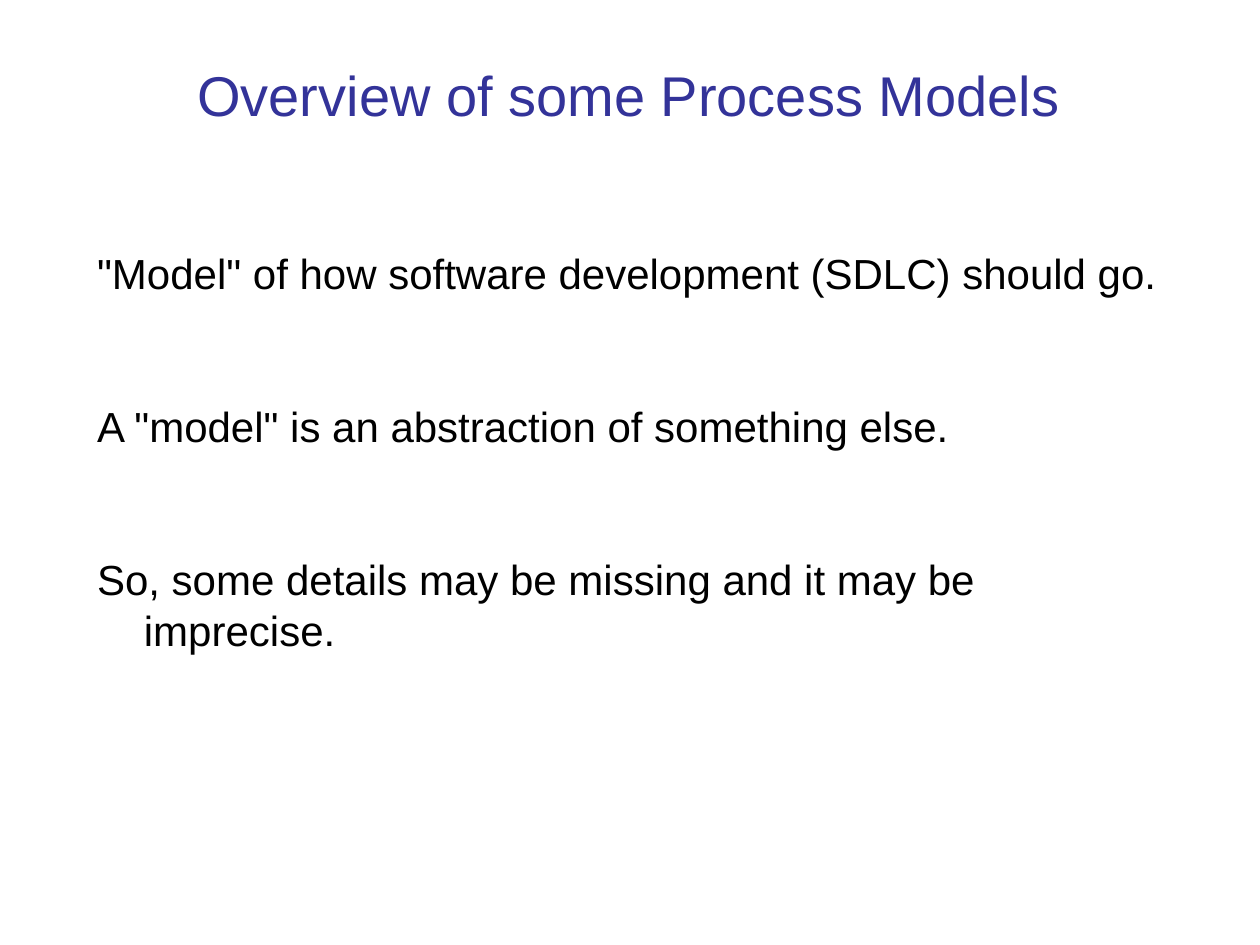
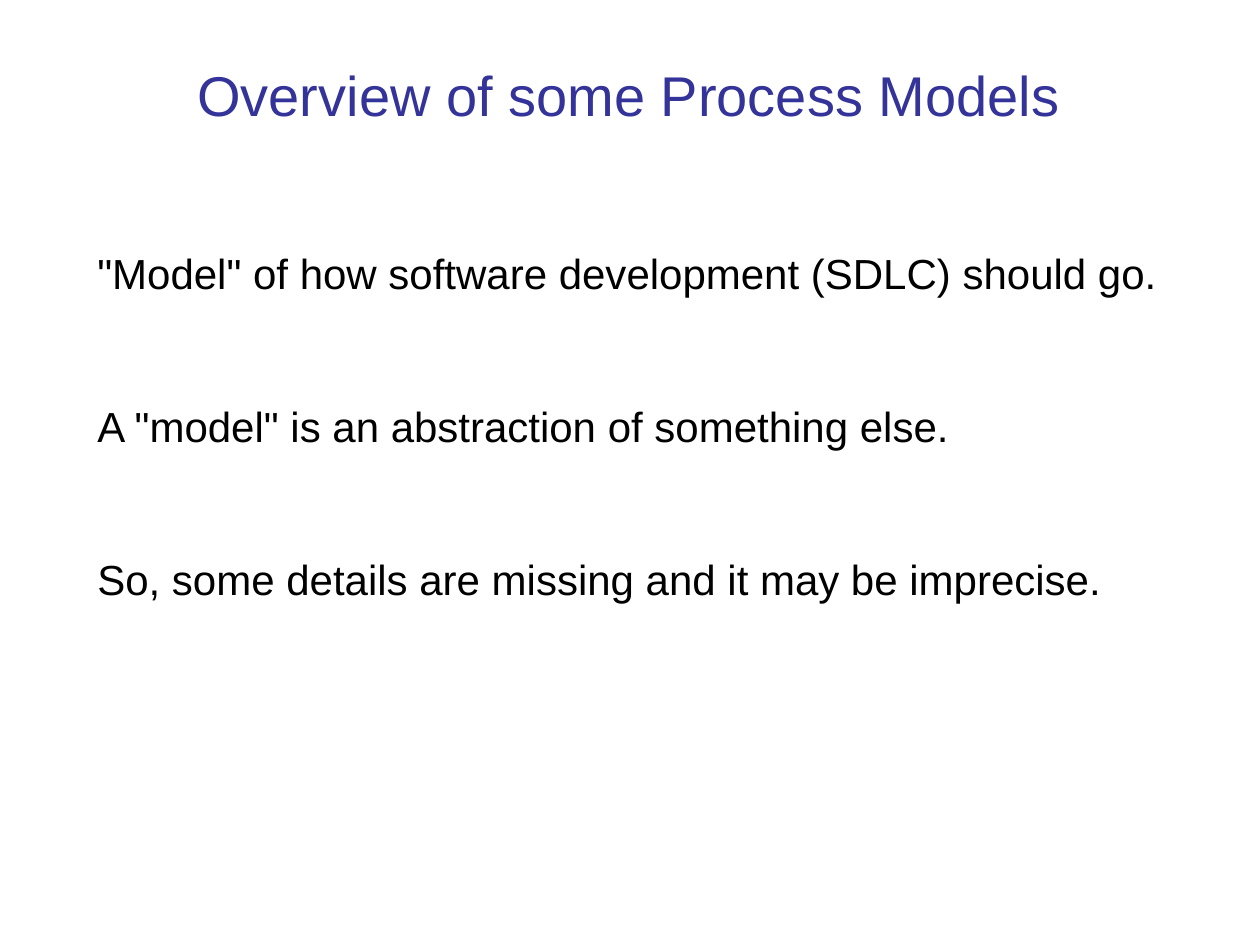
Before and after one commit to cpske/ISP, a slide deck: slide 11 of intro/Introduction-software-process.ppt. Drawn at 1260x945 pixels with LibreOffice and Linux fonts; fonts in the diff are those of the drawing. Boxes give left, top, right and bottom in pixels: in the first picture for what was removed or moved away, otherwise in the second. Text is boxed around its words. In the diff, an @@ line names an element or a change of style, - is before the commit and + after.

```diff
--- a/intro/Introduction-software-process.ppt
+++ b/intro/Introduction-software-process.ppt
@@ text at [97, 564, 1100, 604]: text changed @@
-So, some details may be missing and it may be imprecise.
+So, some details are missing and it may be imprecise.
```
Also in this commit, not shown: 6 other slides changed, 1 other file.
